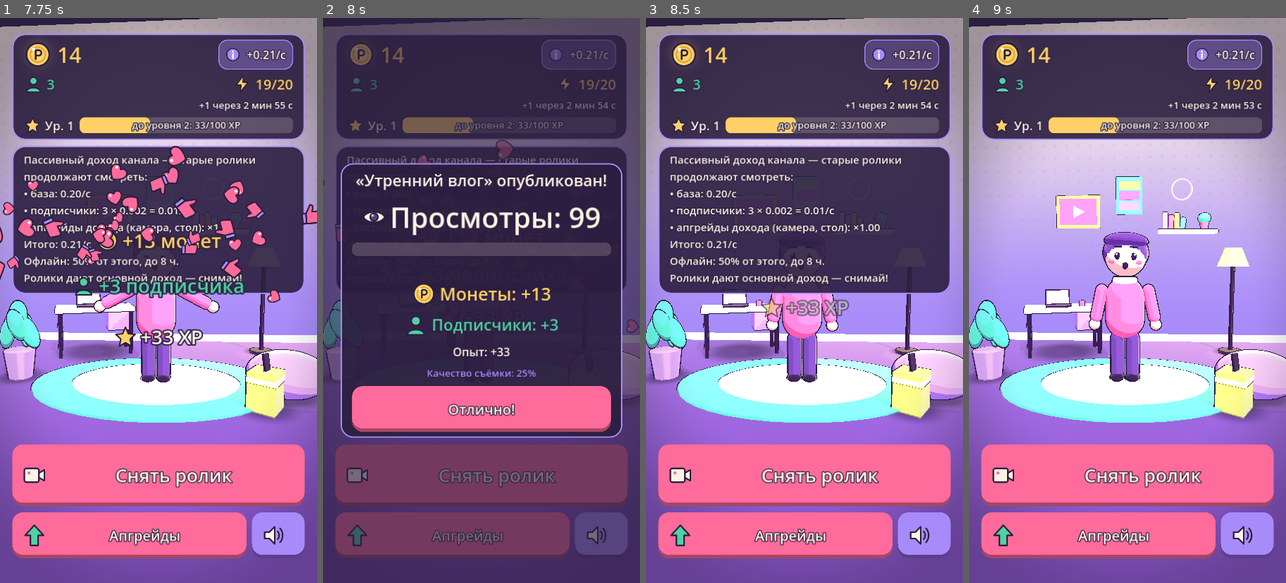
Above: before the commit, frames 1-4 (left to right).
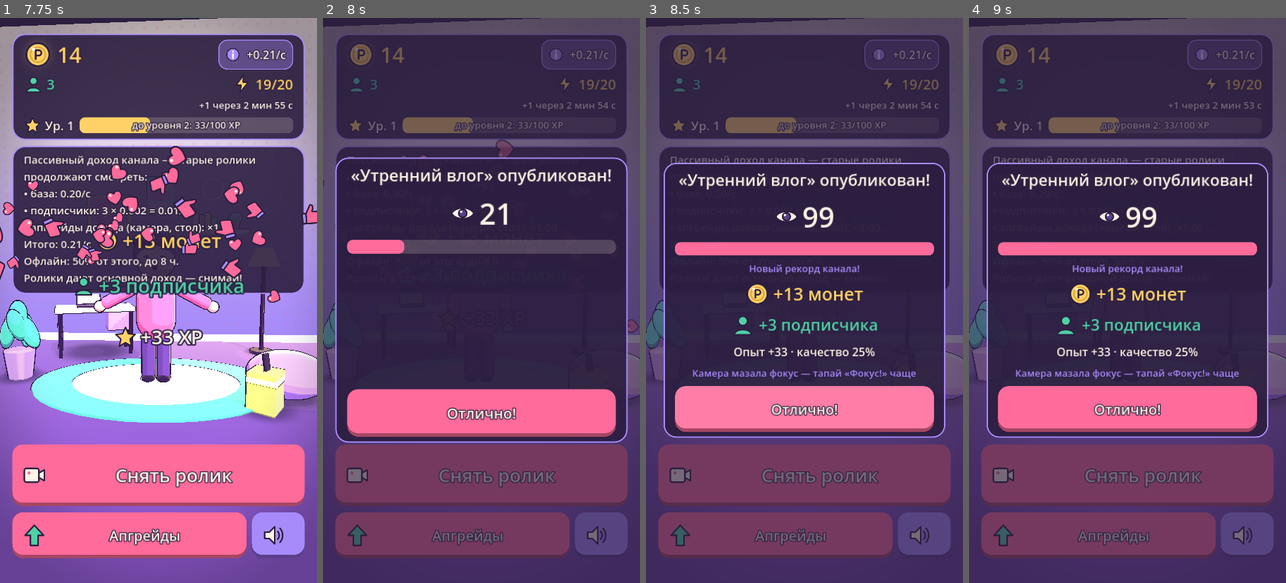
Above: after the commit, the same moments.

Repository: mcvadi777-code/clipstar
Game: Godot game, scene res://scenes/main.tscn
Two runs of this game, one before a commit and one after it. Both use one fixed random seed, a clock stepped at 60 frames per second and the inputs below.
Inputs:
- Up to frame 1 (7.75 s): click "+0.20/с" at 0.5 s; click "Снять ролик" at 1.25 s; click "Апгрейды" at 2 s; click "Утренний влог охват x1.0 · эн…" at 2.75 s; click "Фокус!" at 3.5 s; click "+0.20/с" at 4.25 s; click "Фокус!" at 5 s; click "+0.20/с" at 5.75 s; click "Фокус!" at 6.5 s; click "+0.21/с" at 7.25 s
- Up to frame 2 (8 s): no input
- Up to frame 3 (8.5 s): click "Отлично!" at 8 s
- Up to frame 4 (9 s): click "+0.21/с" at 8.75 s

Frame 1 is identical in both runs. In frame 2, 11% of the frame differs, in the area x 3-97%, y 24-76%; in frame 3, 68%; in frame 4, 85%, in the area x 0-100%, y 0-100%.
Error in both runs: Invalid access to property or key 'pressed' on a base object of type 'null instance'. (res://scripts/ui/upgrade_panel.gd:20)

Commit message:
step3: scripts/ui/result_popup.gd

Diff:
--- a/scripts/ui/result_popup.gd
+++ b/scripts/ui/result_popup.gd
@@ -1,43 +1,129 @@
 extends Control
-## Итог ролика: просмотры, монеты, подписчики, опыт, качество съёмки, «вирусный» баннер и новый уровень.
+## Короткий экран итога: просмотры тикают вверх и заполняют полосу (относительно рекорда канала),
+## затем по очереди появляются монеты и подписчики, в конце — опыт, качество и новый уровень.
+## Первое нажатие «Отлично!» во время анимации досчитывает всё сразу, второе — закрывает.
 
 signal closed
 
 const Formulas := preload("res://scripts/gameplay/formulas.gd")
+const UiFx := preload("res://scripts/fx/ui_fx.gd")
+const VIEWS_SECONDS: float = 1.3
 
+@onready var _panel: Control = $Center/Panel
 @onready var _title_label: Label = %ResultTitle
 @onready var _viral_label: Label = %ViralLabel
 @onready var _views_label: Label = %ViewsLabel
+@onready var _views_bar: ProgressBar = %ViewsBar
+@onready var _record_label: Label = %RecordLabel
+@onready var _coins_row: Control = %CoinsRow
 @onready var _coins_label: Label = %ResultCoinsLabel
+@onready var _subs_row: Control = %SubsRow
 @onready var _subs_label: Label = %ResultSubsLabel
 @onready var _xp_label: Label = %XpLabel
 @onready var _quality_label: Label = %QualityLabel
 @onready var _level_label: Label = %ResultLevelLabel
 @onready var _ok_button: Button = %OkButton
 
+var _sequence: Tween
+var _result: Dictionary = {}
+var _animating: bool = false
+
 
 func _ready() -> void:
 	visible = false
 	_ok_button.pressed.connect(_on_ok)
+	UiFx.apply_press_feedback(self)
 
 
 func show_result(result: Dictionary) -> void:
+	_result = result
+	var views: float = float(result["views"])
+	var record: float = maxf(views, float(result.get("previous_best_views", 0.0)))
 	_title_label.text = "«%s» опубликован!" % str(result["topic_name"])
 	_viral_label.visible = bool(result["viral"])
-	_viral_label.text = "Ролик залетел в рекомендации!"
-	_views_label.text = "Просмотры: %s" % Formulas.format_number(float(result["views"]))
-	_coins_label.text = "Монеты: +%s" % Formulas.format_number(float(result["coins"]))
-	_subs_label.text = "Подписчики: +%s" % Formulas.format_number(float(result["subscribers"]))
-	_xp_label.text = "Опыт: +%d" % int(roundf(float(result["xp"])))
-	_quality_label.text = "Качество съёмки: %d%%" % int(roundf(float(result["quality"]) * 100.0))
+	_viral_label.text = "Ролик залетел в рекомендации! x8"
+	_views_label.text = "0"
+	_views_bar.max_value = maxf(record, 1.0)
+	_views_bar.value = 0.0
+	_record_label.text = "Новый рекорд канала!" if bool(result.get("is_record", false)) else "Рекорд канала: %s" % Formulas.format_number(record)
+	_record_label.modulate.a = 0.0
+	_coins_label.text = "+%s %s" % [Formulas.format_number(float(result["coins"])), Formulas.plural_ru(float(result["coins"]), "монета", "монеты", "монет")]
+	_subs_label.text = "+%s %s" % [Formulas.format_number(float(result["subscribers"])), Formulas.plural_ru(float(result["subscribers"]), "подписчик", "подписчика", "подписчиков")]
+	_coins_row.modulate.a = 0.0
+	_subs_row.modulate.a = 0.0
+	_xp_label.text = "Опыт +%d · качество %d%%" % [int(roundf(float(result["xp"]))), int(roundf(float(result["quality"]) * 100.0))]
+	_xp_label.modulate.a = 0.0
+	_quality_label.text = _quality_comment(float(result["quality"]))
+	_quality_label.modulate.a = 0.0
 	var levels: int = int(result["levels_gained"])
 	_level_label.visible = levels > 0
-	_level_label.text = "Новый уровень канала: %d" % int(result["level"])
+	_level_label.text = "Новый уровень канала: %d!" % int(result["level"])
+	_level_label.modulate.a = 0.0
 	visible = true
-	Audio.play("level_up" if levels > 0 else "success")
+	UiFx.pop(_panel, 1.06)
+	Audio.play("fanfare")
+	_run_sequence(views)
+
+
+func _run_sequence(views: float) -> void:
+	_animating = true
+	if _sequence != null and _sequence.is_valid():
+		_sequence.kill()
+	_sequence = create_tween()
+	_sequence.tween_method(_set_views, 0.0, views, VIEWS_SECONDS).set_trans(Tween.TRANS_CUBIC).set_ease(Tween.EASE_OUT)
+	_sequence.tween_property(_record_label, "modulate:a", 1.0, 0.15)
+	_sequence.tween_callback(_reveal.bind(_coins_row, "cash"))
+	_sequence.tween_interval(0.25)
+	_sequence.tween_callback(_reveal.bind(_subs_row, "coin"))
+	_sequence.tween_interval(0.25)
+	_sequence.tween_property(_xp_label, "modulate:a", 1.0, 0.15)
+	_sequence.tween_property(_quality_label, "modulate:a", 1.0, 0.15)
+	_sequence.tween_callback(_reveal_level)
+	_sequence.tween_callback(func() -> void: _animating = false)
+
+
+func _set_views(value: float) -> void:
+	var before: String = _views_label.text
+	_views_label.text = Formulas.format_number(value)
+	_views_bar.value = value
+	if before != _views_label.text and Engine.get_process_frames() % 3 == 0:
+		Audio.play("tick", 1.0 + clampf(value / maxf(_views_bar.max_value, 1.0), 0.0, 1.0) * 0.6)
+
+
+func _reveal(row: Control, sound: String) -> void:
+	row.modulate.a = 1.0
+	UiFx.pop(row, 1.25)
+	Audio.play(sound)
+
+
+func _reveal_level() -> void:
+	if _level_label.visible:
+		_level_label.modulate.a = 1.0
+		UiFx.pop(_level_label, 1.3)
+		Audio.play("level_up")
+
+
+func _finish_instantly() -> void:
+	if _sequence != null and _sequence.is_valid():
+		_sequence.kill()
+	_set_views(float(_result.get("views", 0.0)))
+	for item: Control in [_record_label, _coins_row, _subs_row, _xp_label, _quality_label, _level_label]:
+		item.modulate.a = 1.0
+	_animating = false
+
+
+func _quality_comment(quality: float) -> String:
+	if quality >= 0.85:
+		return "Идеальный монтаж — зрители в восторге"
+	if quality >= 0.5:
+		return "Хороший кадр. Больше тапов — выше качество"
+	return "Камера мазала фокус — тапай «Фокус!» чаще"
 
 
 func _on_ok() -> void:
+	if _animating:
+		_finish_instantly()
+		return
 	Audio.play("click")
 	visible = false
 	closed.emit()
